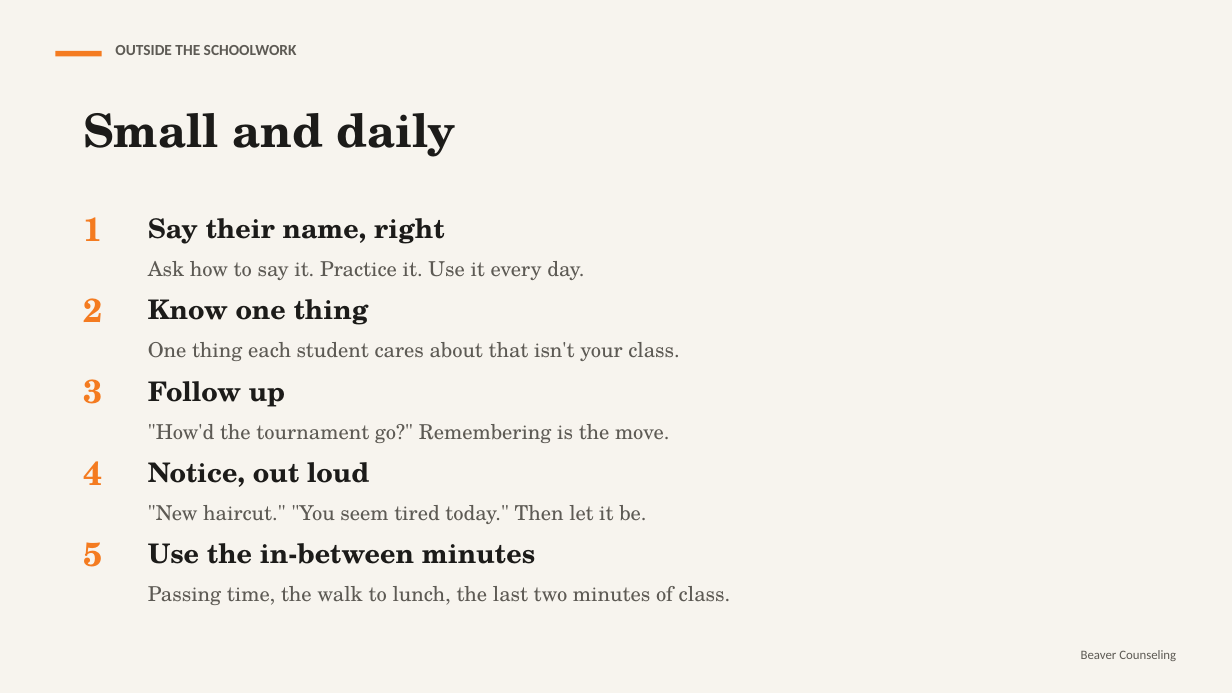
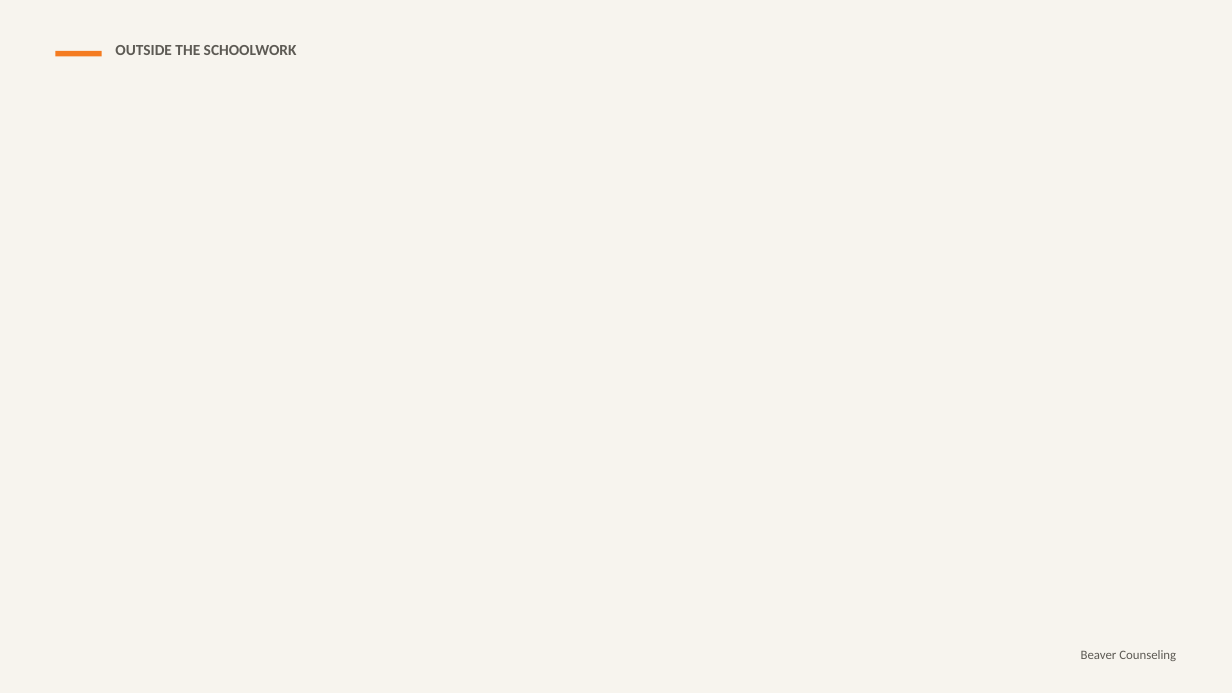
Before and after one commit to rmwtoolkit/bcds-toolkit, a slide deck: slide 11 of decks/connection-before-content-lesson-v2.pptx. Drawn at 1232x693 pixels with LibreOffice and Linux fonts; fonts in the diff are those of the drawing; background and template pictures are left out. Boxes give left, top, right and bottom in pixels: in the first picture for what was removed or moved away, otherwise in the second. Text is boxed around its words. In the diff, an @@ line names an element or a change of style, - is before the commit and + after.

```diff
--- a/decks/connection-before-content-lesson-v2.pptx
+++ b/decks/connection-before-content-lesson-v2.pptx
@@ text removed at [83,113,455,157] @@
-Small and daily
@@ text removed at [83,217,102,241] @@
-1
@@ text removed at [148,218,584,280] @@
-Say their name, right
-Ask how to say it. Practice it. Use it every day.
@@ text removed at [83,298,102,322] @@
-2
@@ text removed at [148,299,680,361] @@
-Know one thing
-One thing each student cares about that isn't your class.
@@ text removed at [83,379,102,404] @@
-3
@@ text removed at [148,381,669,443] @@
-Follow up
-"How'd the tournament go?" Remembering is the move.
@@ text removed at [83,461,102,485] @@
-4
@@ text removed at [148,462,646,524] @@
-Notice, out loud
-"New haircut." "You seem tired today." Then let it be.
@@ text removed at [83,542,102,567] @@
-5
@@ text removed at [148,543,731,605] @@
-Use the in-between minutes
-Passing time, the walk to lunch, the last two minutes of class.
```
Also in this commit, not shown: 14 other slides changed, 3 slides added, 13 other files.
